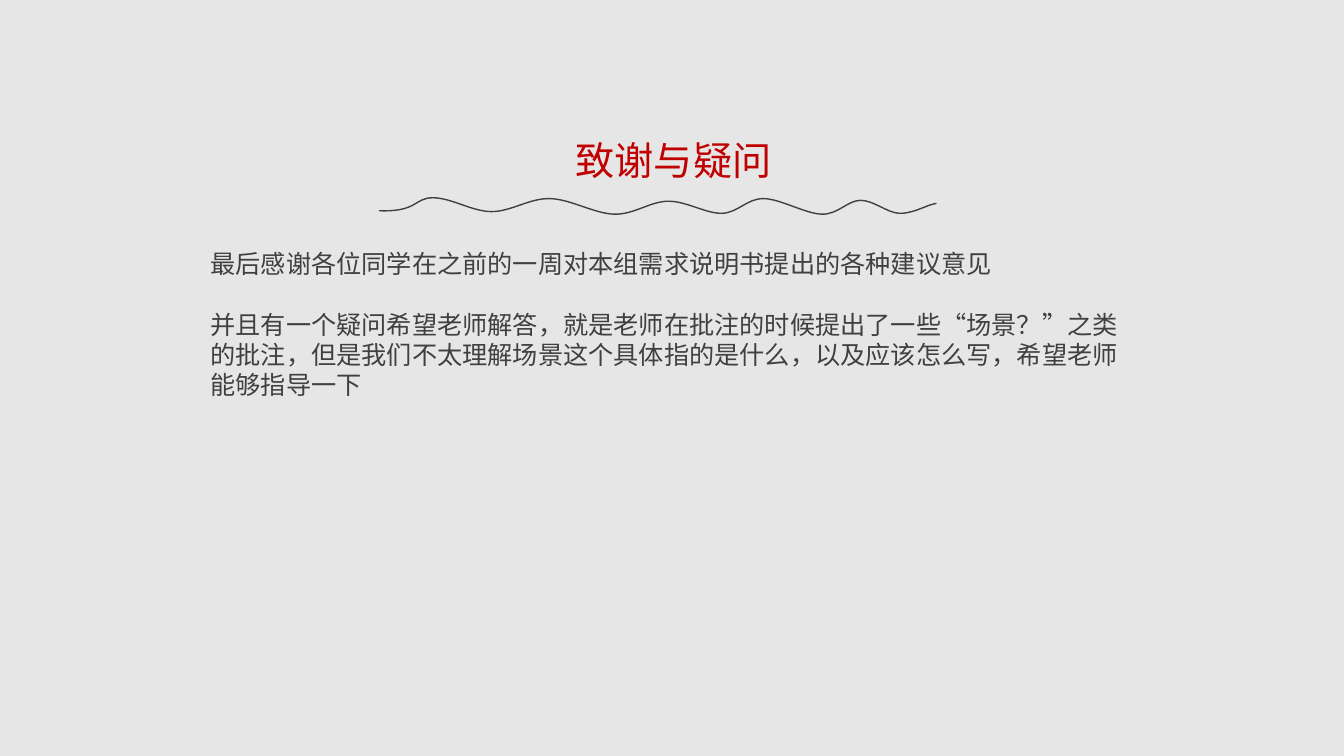
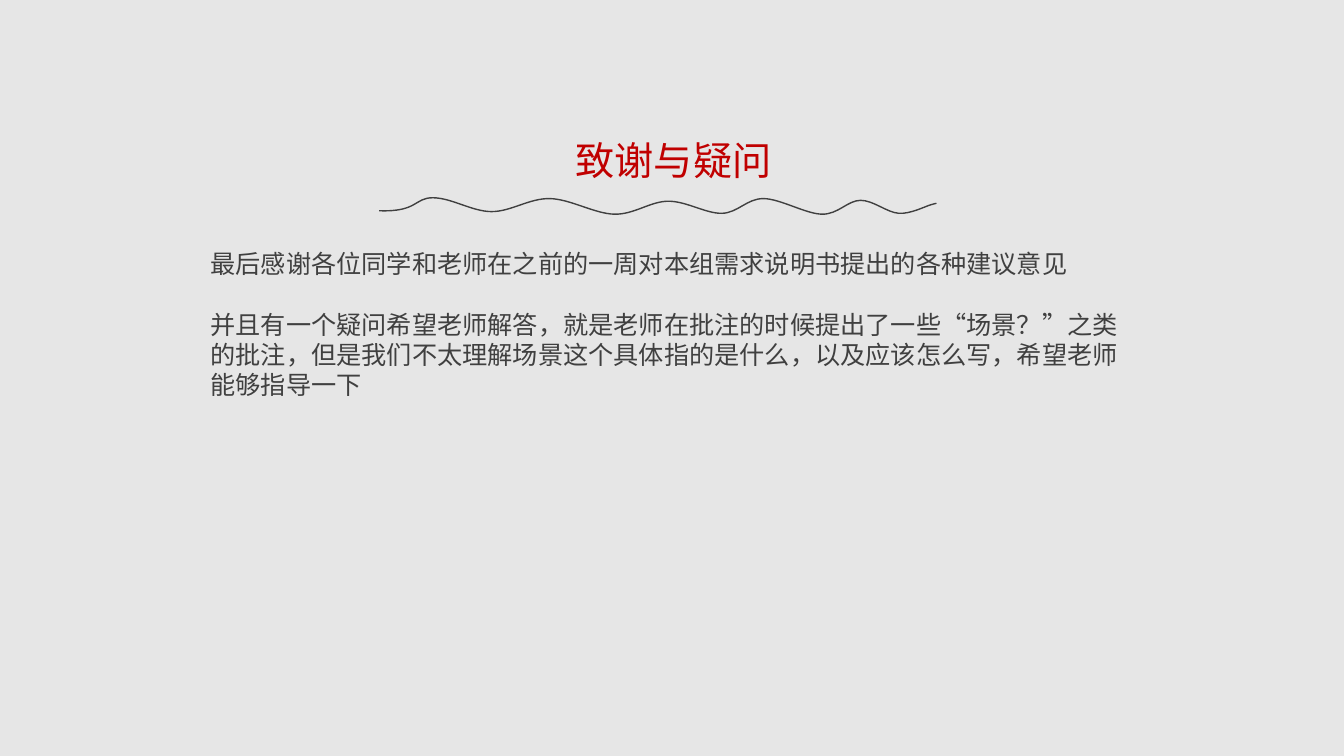
Before and after one commit to bhsei/17TeamE_Lire, a slide deck: slide 9 of 3.项目PPT/需求修改说明.ppt (slide 7 before the commit). Drawn at 1344x756 pixels with LibreOffice and Linux fonts; fonts in the diff are those of the drawing. Boxes give left, top, right and bottom in pixels: in the first picture for what was removed or moved away, otherwise in the second. Text is boxed around its words. In the diff, an @@ line names an element or a change of style, - is before the commit and + after.

```diff
--- a/3.项目PPT/需求修改说明.ppt
+++ b/3.项目PPT/需求修改说明.ppt
@@ text at (211, 251, 1068, 275): text changed @@
-最后感谢各位同学在之前的一周对本组需求说明书提出的各种建议意见
+最后感谢各位同学和老师在之前的一周对本组需求说明书提出的各种建议意见
```
Also in this commit, not shown: 1 other slide changed, 2 slides added, 4 other files.
